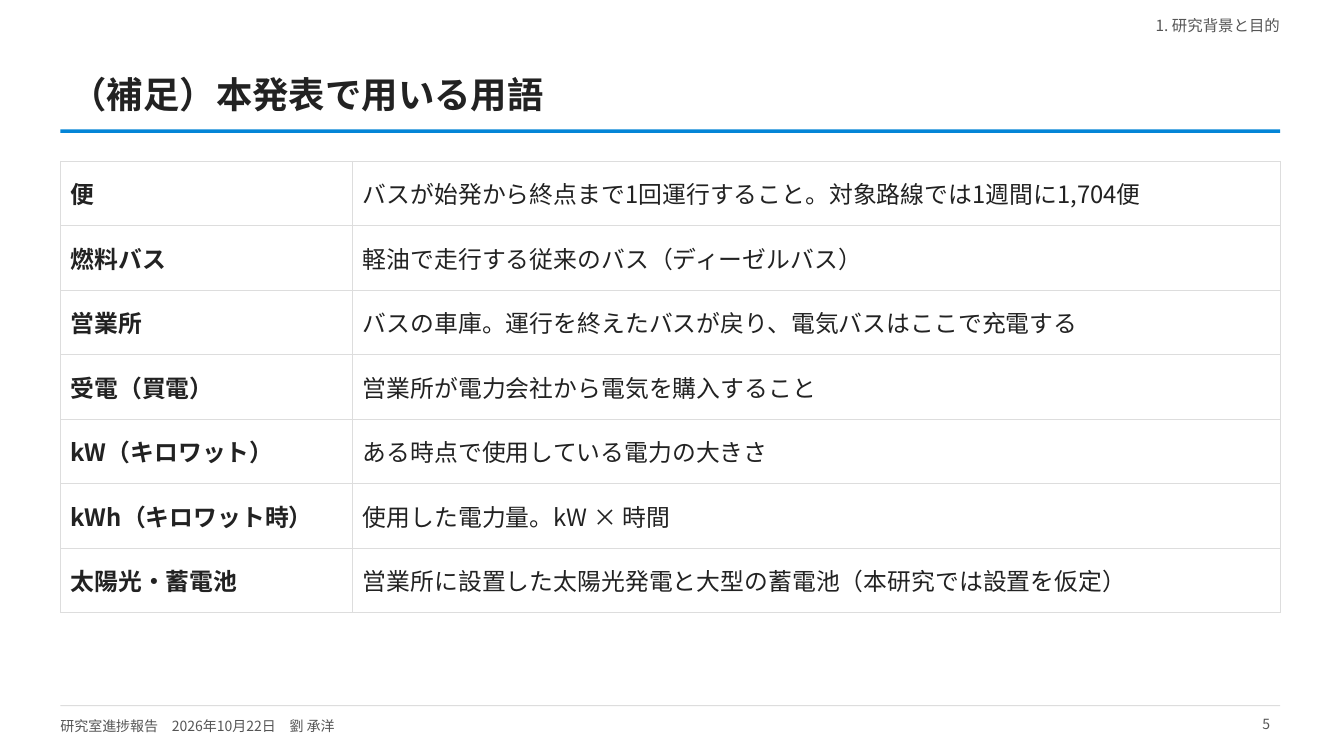
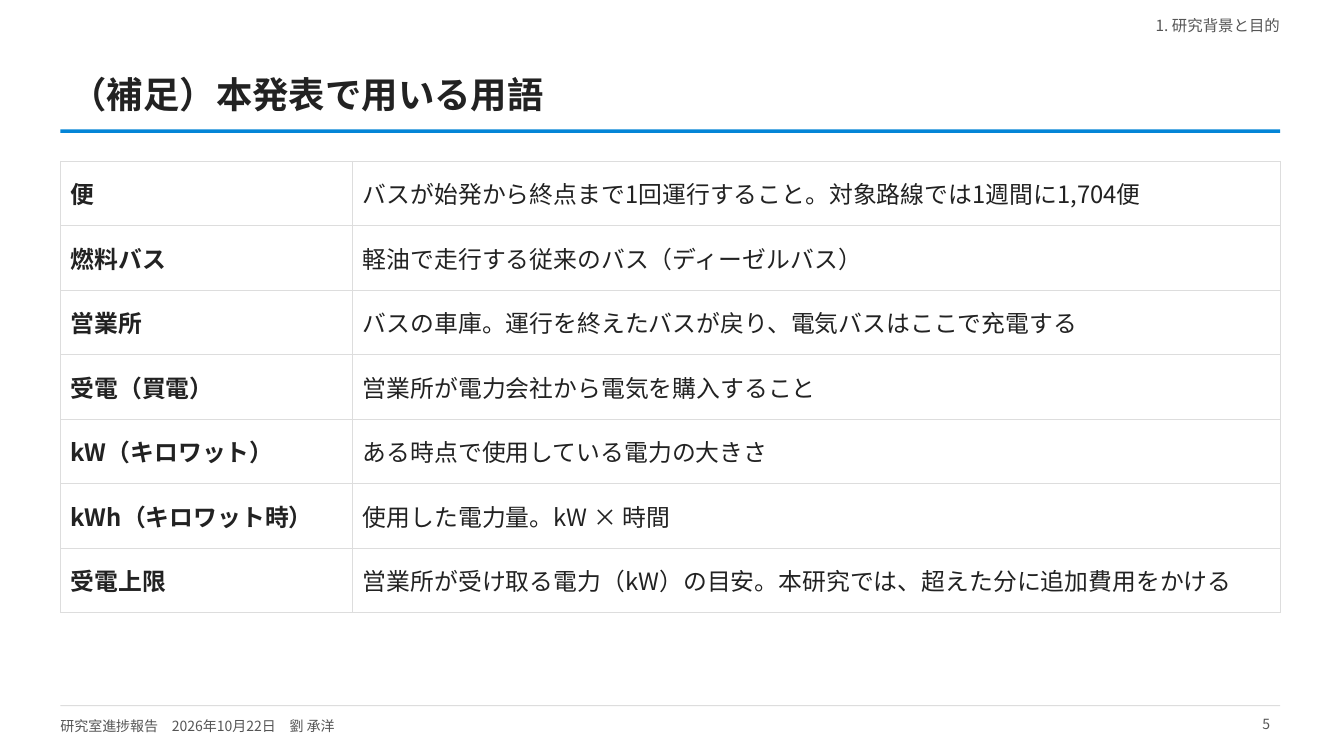
Before and after one commit to CYLIU2003/master-course, a slide deck: slide 5 of outcome/2026-10-22_lab_progress/lab_progress_20261022.pptx. Drawn at 1344x756 pixels with LibreOffice and Linux fonts; fonts in the diff are those of the drawing. Boxes give left, top, right and bottom in pixels: in the first picture for what was removed or moved away, otherwise in the second. Text is boxed around its words. In the diff, an @@ line names an element or a change of style, - is before the commit and + after.

```diff
--- a/outcome/2026-10-22_lab_progress/lab_progress_20261022.pptx
+++ b/outcome/2026-10-22_lab_progress/lab_progress_20261022.pptx
@@ table at <box>60,161,1280,596</box> @@
-row 7, column 1: 太陽光・蓄電池
+row 7, column 1: 受電上限
-row 7, column 2: 営業所に設置した太陽光発電と大型の蓄電池（本研究では設置を仮定）
+row 7, column 2: 営業所が受け取る電力（kW）の目安。本研究では、超えた分に追加費用をかける
```
Also in this commit, not shown: 16 other slides changed, 1 slide added, 4 slides removed, 4 other files.
